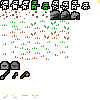
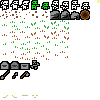
Layer changes from the first w=100, h=100 image to the second:
painted on "Вставленный слой #1" over [20, 10, 90, 70]
